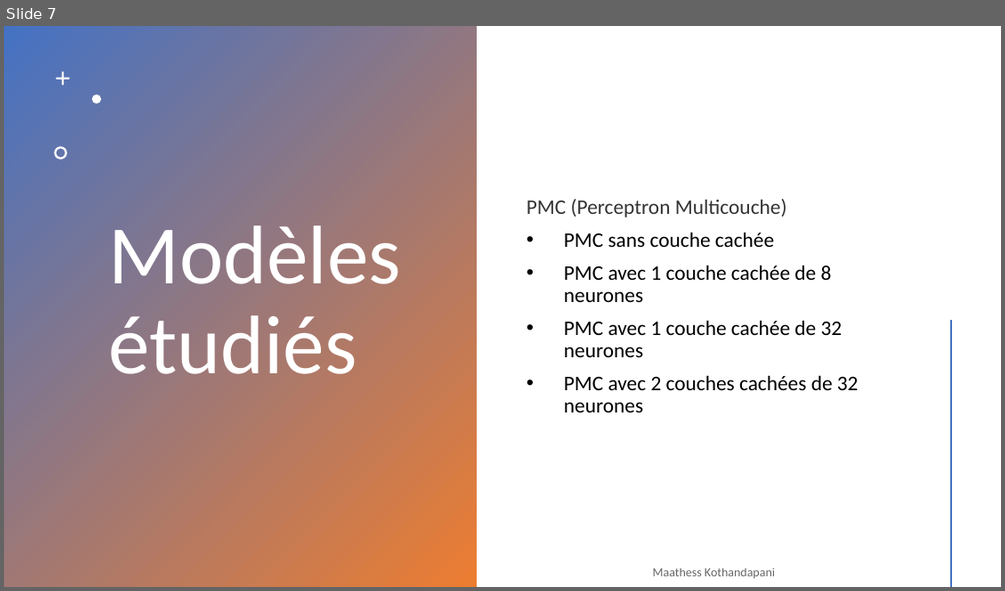
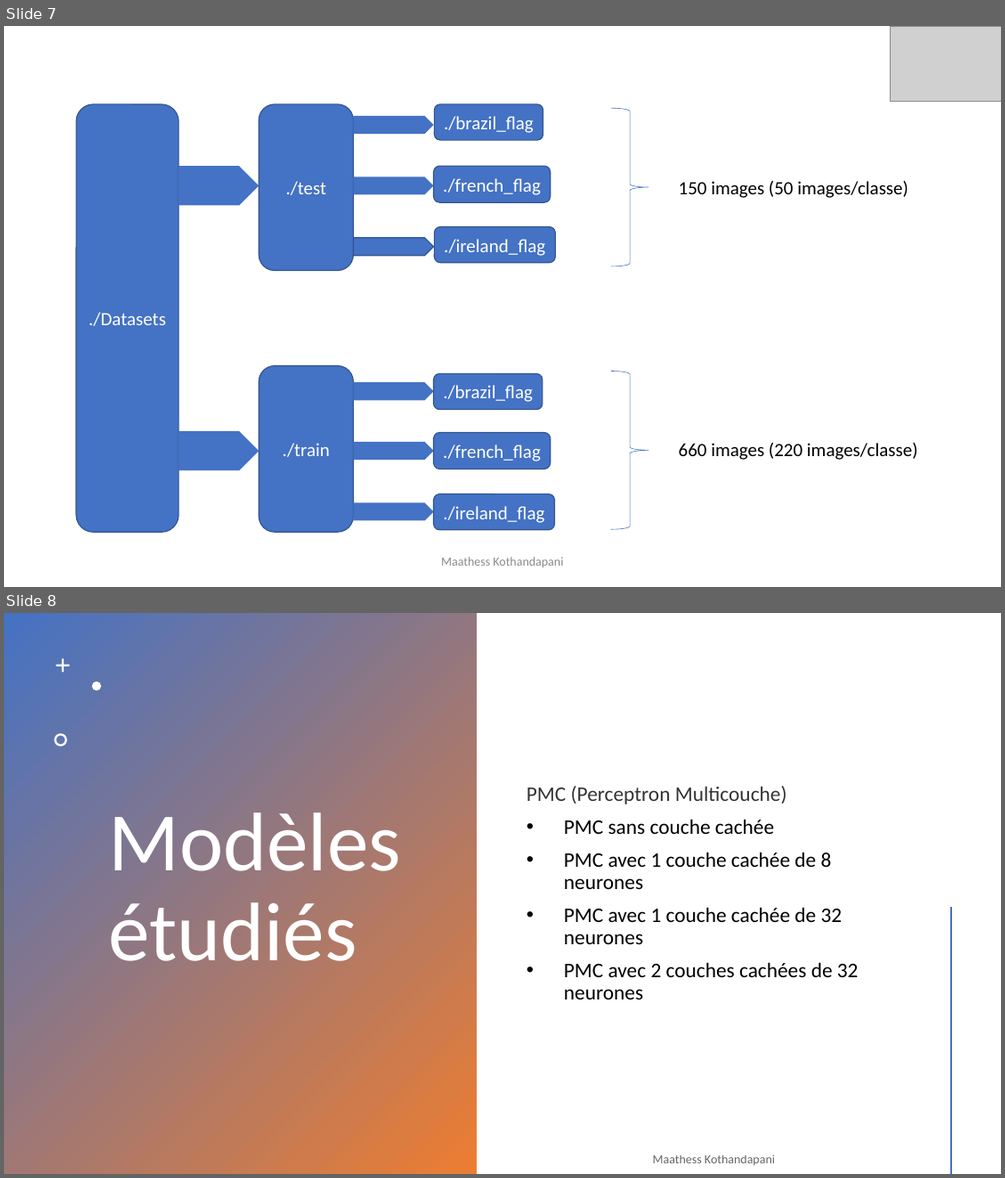
Before and after one commit to Maathess/Projet_annuel_flag, a slide deck: Présentation rattrapage PA.pptx. Shown one above the other, each under a label of ours: slide 7 before the commit, slides 7 and 8 after it. The pictures are 1005x591 and 1005x1178 pixels, drawn with LibreOffice and Linux fonts; fonts in the diff are those of the drawing; grey boxes stand for pictures. Boxes give left, top, right and bottom in pixels: in the first picture for what was removed or moved away, otherwise in the second. Text is boxed around its words. In the diff, an @@ line names an element or a change of style, - is before the commit and + after.

```diff
--- a/Présentation rattrapage PA.pptx
+++ b/Présentation rattrapage PA.pptx
@@ slide 7 added at (x1=4, y1=26, x2=1001, y2=587), background #FFFFFF @@
@@ picture added at (x1=890, y1=27, x2=1001, y2=102) @@
@@ rounded rectangle added at (x1=77, y1=104, x2=179, y2=532), fill #4472C4, outline #325491 1 pt, 18 pt, text #FFFFFF @@
+./Datasets
@@ rounded rectangle added at (x1=259, y1=104, x2=353, y2=271), fill #4472C4, outline #325491 1 pt, 18 pt, text #FFFFFF @@
+./test
@@ rounded rectangle added at (x1=434, y1=104, x2=543, y2=141), fill #4472C4, outline #325491 1 pt, 18 pt, text #FFFFFF @@
+./brazil_flag
@@ pentagon arrow added at (x1=353, y1=116, x2=433, y2=134), fill #4472C4 @@
@@ right brace added at (x1=611, y1=108, x2=649, y2=267), outline #4472C4 0.5 pt @@
@@ pentagon arrow added at (x1=178, y1=166, x2=259, y2=206), fill #4472C4 @@
@@ pentagon arrow added at (x1=353, y1=177, x2=433, y2=195), fill #4472C4 @@
@@ rounded rectangle added at (x1=434, y1=166, x2=550, y2=202), fill #4472C4, outline #325491 1 pt, 18 pt, text #FFFFFF @@
+./french_flag
@@ text added at (x1=679, y1=181, x2=908, y2=198), 18 pt, text #000000 @@
+150 images (50 images/classe)
@@ pentagon arrow added at (x1=353, y1=238, x2=433, y2=256), fill #4472C4, outline #325491 1 pt @@
@@ rounded rectangle added at (x1=434, y1=226, x2=555, y2=263), fill #4472C4, outline #325491 1 pt, 18 pt, text #FFFFFF @@
+./ireland_flag
@@ rounded rectangle added at (x1=259, y1=365, x2=353, y2=532), fill #4472C4, outline #325491 1 pt, 18 pt, text #FFFFFF @@
+./train
@@ right brace added at (x1=611, y1=370, x2=649, y2=529), outline #4472C4 0.5 pt @@
@@ pentagon arrow added at (x1=353, y1=382, x2=433, y2=400), fill #4472C4 @@
@@ rounded rectangle added at (x1=434, y1=374, x2=543, y2=410), fill #4472C4, outline #325491 1 pt, 18 pt, text #FFFFFF @@
+./brazil_flag
@@ pentagon arrow added at (x1=178, y1=431, x2=259, y2=471), fill #4472C4 @@
@@ pentagon arrow added at (x1=353, y1=442, x2=433, y2=459), fill #4472C4 @@
@@ rounded rectangle added at (x1=434, y1=432, x2=550, y2=468), fill #4472C4, outline #325491 1 pt, 18 pt, text #FFFFFF @@
+./french_flag
@@ text added at (x1=679, y1=443, x2=918, y2=459), 18 pt, text #000000 @@
+660 images (220 images/classe)
@@ pentagon arrow added at (x1=353, y1=502, x2=433, y2=520), fill #4472C4 @@
@@ rounded rectangle added at (x1=434, y1=494, x2=555, y2=530), fill #4472C4, outline #325491 1 pt, 18 pt, text #FFFFFF @@
+./ireland_flag
@@ text added at (x1=441, y1=556, x2=563, y2=567), 12 pt, text #8C8C8C @@
+Maathess Kothandapani
@@ what was slide 7 is now slide 8 @@
```
Also in this commit, not shown: 7 slides changed, 5 other slides added, 1 slide removed, 29 other files.
